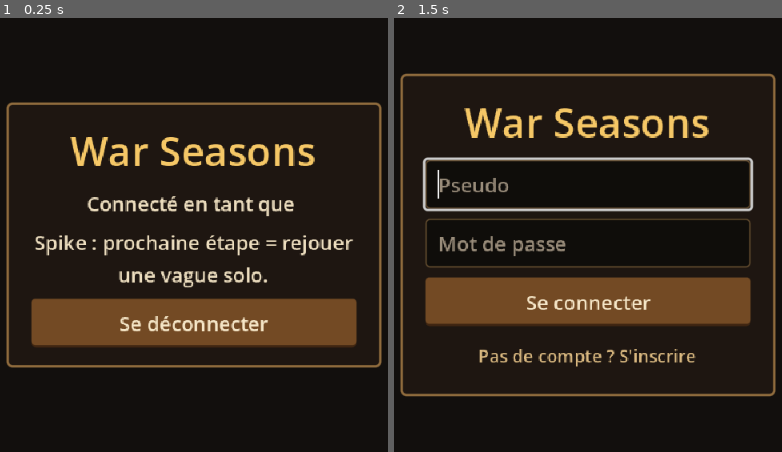
Above: before the commit, frames 1-2 (left to right).
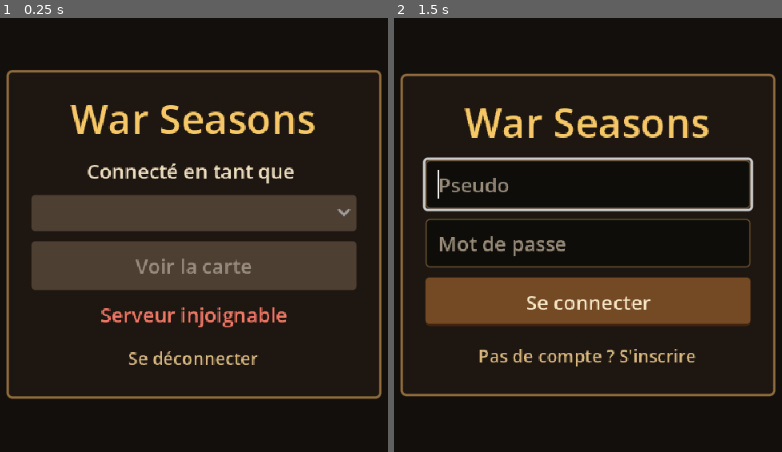
Above: after the commit, the same moments.

Repository: hachwilliam89-spec/kcd-formes-v2
Game: Godot game, scene res://ui/home/Home.tscn
Two runs of this game, one before a commit and one after it. Both use one fixed random seed, a clock stepped at 60 frames per second and the inputs below. This scene is started directly instead of the project's main scene.
Inputs (mouse positions are in pixels of both pictures, inside the frame that each line leads up to):
- Up to frame 1 (0.25 s): no input
- Up to frame 2 (1.5 s): tap Enter at 0.5 s; move the mouse to (762, 213) at 0.52 s; click (762, 213) at 0.67 s; click "Se déconnecter" at 1.25 s

The runs differ from the first frame. In frame 1, 33% of the frame differs, in the area x 1-99%, y 11-88%; in frame 2, nothing differs.

Commit message:
feat(godot): carte chargée depuis l'API - Grid, MapView, choix de la carte

Diff:
--- a/client-godot/autoload/Api.gd
+++ b/client-godot/autoload/Api.gd
@@ -23,6 +23,16 @@
 ## Profil du joueur connecté — sert aussi à vérifier que le token est encore valide.
 func me() -> ApiResult:
 	return await _request(HTTPClient.METHOD_GET, "/api/v1/players/me")
+
+
+## Ids des cartes jouables, dans l'ordre de présentation.
+func list_maps() -> ApiResult:
+	return await _request(HTTPClient.METHOD_GET, "/api/v1/maps")
+
+
+## Disposition statique d'une carte (château, voies, cases constructibles…).
+func get_map_layout(map_id: String) -> ApiResult:
+	return await _request(HTTPClient.METHOD_GET, "/api/v1/maps/%s" % map_id.uri_encode())
 
 
 func _request(method: HTTPClient.Method, path: String, body: Variant = null,
--- a/client-godot/autoload/Router.gd
+++ b/client-godot/autoload/Router.gd
@@ -4,6 +4,10 @@
 
 const LOGIN: String = "res://ui/login/Login.tscn"
 const HOME: String = "res://ui/home/Home.tscn"
+const GAME: String = "res://game/Game.tscn"
+
+## Carte à ouvrir par l'écran de jeu (posée par goto_game avant le changement de scène).
+var current_map_id: String = "desert"
 
 
 func _ready() -> void:
@@ -18,6 +22,11 @@
 	_goto(HOME)
 
 
+func goto_game(map_id: String) -> void:
+	current_map_id = map_id
+	_goto(GAME)
+
+
 func _goto(path: String) -> void:
 	# Différé : un changement de scène pendant un _ready() ou un signal est refusé.
 	get_tree().change_scene_to_file.call_deferred(path)
--- /dev/null
+++ b/client-godot/game/Game.gd
@@ -0,0 +1,71 @@
+extends Control
+## Écran de jeu (spike, étape carte) : charge la disposition de la carte depuis
+## l'API, l'affiche à la taille de l'écran et décrit la case touchée.
+##
+## Contrôleur uniquement : la vue (MapView) dessine, Grid convertit, le serveur
+## décide. Prochaine étape : créer la partie, poser des tours, rejouer une vague.
+
+const CELL_LABELS: Dictionary = {
+	MapLayoutDto.CellKind.DEAD: "zone morte (décor, non constructible)",
+	MapLayoutDto.CellKind.ROAD: "route",
+	MapLayoutDto.CellKind.BUILDABLE: "constructible",
+	MapLayoutDto.CellKind.WATER: "eau",
+	MapLayoutDto.CellKind.SPAWN: "entrée ennemie",
+	MapLayoutDto.CellKind.CASTLE: "ton château",
+}
+
+var _layout: MapLayoutDto
+
+@onready var _map_area: Control = %MapArea
+@onready var _map_view: MapView = %MapView
+@onready var _title: Label = %MapTitle
+@onready var _info: Label = %CellInfo
+@onready var _back: Button = %Back
+
+
+func _ready() -> void:
+	_back.pressed.connect(Router.goto_home)
+	_map_area.resized.connect(_fit_map)
+	_map_area.gui_input.connect(_on_map_input)
+	_title.text = MapNames.label(Router.current_map_id)
+	_info.text = "Chargement de la carte…"
+
+	var result: ApiResult = await Api.get_map_layout(Router.current_map_id)
+	if not result.ok:
+		_info.text = result.error
+		return
+	_layout = MapLayoutDto.from_variant(result.data)
+	if _layout == null:
+		_info.text = "Réponse du serveur illisible"
+		return
+	_map_view.show_layout(_layout)
+	_fit_map()
+	_info.text = "Touche une case pour voir sa nature."
+
+
+## Centre la carte dans la zone disponible, à la plus grande échelle qui tient.
+func _fit_map() -> void:
+	if _layout == null:
+		return
+	var local: Vector2 = _map_view.local_size()
+	var avail: Vector2 = _map_area.size
+	if local.x <= 0.0 or local.y <= 0.0 or avail.x <= 0.0 or avail.y <= 0.0:
+		return
+	var factor: float = minf(avail.x / local.x, avail.y / local.y)
+	_map_view.scale = Vector2(factor, factor)
+	_map_view.position = ((avail - local * factor) * 0.5).floor()
+
+
+## Tap / clic : un toucher réel arrive aussi en clic souris (émulation par défaut de Godot).
+func _on_map_input(event: InputEvent) -> void:
+	if _layout == null:
+		return
+	var click: InputEventMouseButton = event as InputEventMouseButton
+	if click == null or not click.pressed or click.button_index != MOUSE_BUTTON_LEFT:
+		return
+	var local_point: Vector2 = _map_view.transform.affine_inverse() * click.position
+	var cell: Vector2i = Grid.local_to_cell(local_point)
+	if not _layout.contains(cell):
+		return
+	_map_view.set_selected(cell)
+	_info.text = "Case (%d, %d)\n%s" % [cell.x, cell.y, CELL_LABELS.get(_layout.kind_at(cell), "?")]
--- /dev/null
+++ b/client-godot/game/Game.tscn
@@ -0,0 +1,59 @@
+[gd_scene format=3]
+
+[ext_resource type="Script" path="res://game/Game.gd" id="1_game"]
+[ext_resource type="Script" path="res://game/map/MapView.gd" id="2_mapview"]
+[ext_resource type="Resource" path="res://visuals/map_palette_default.tres" id="3_palette"]
+
+[node name="Game" type="Panel"]
+layout_mode = 3
+anchors_preset = 15
+anchor_right = 1.0
+anchor_bottom = 1.0
+grow_horizontal = 2
+grow_vertical = 2
+theme_type_variation = &"Screen"
+script = ExtResource("1_game")
+
+[node name="Layout" type="HBoxContainer" parent="."]
+layout_mode = 1
+anchors_preset = 15
+anchor_right = 1.0
+anchor_bottom = 1.0
+grow_horizontal = 2
+grow_vertical = 2
+
+[node name="MapArea" type="Control" parent="Layout"]
+unique_name_in_owner = true
+clip_contents = true
+layout_mode = 2
+size_flags_horizontal = 3
+mouse_filter = 0
+
+[node name="MapView" type="Node2D" parent="Layout/MapArea"]
+unique_name_in_owner = true
+script = ExtResource("2_mapview")
+palette = ExtResource("3_palette")
+
+[node name="Side" type="PanelContainer" parent="Layout"]
+custom_minimum_size = Vector2(170, 0)
+layout_mode = 2
+
+[node name="Box" type="VBoxContainer" parent="Layout/Side"]
+layout_mode = 2
+
+[node name="MapTitle" type="Label" parent="Layout/Side/Box"]
+unique_name_in_owner = true
+layout_mode = 2
+theme_type_variation = &"HeadingLabel"
+autowrap_mode = 3
+
+[node name="CellInfo" type="Label" parent="Layout/Side/Box"]
+unique_name_in_owner = true
+layout_mode = 2
+size_flags_vertical = 3
+autowrap_mode = 3
+
+[node name="Back" type="Button" parent="Layout/Side/Box"]
+unique_name_in_owner = true
+layout_mode = 2
+text = "Retour"
--- /dev/null
+++ b/client-godot/game/Grid.gd
@@ -0,0 +1,31 @@
+class_name Grid
+extends RefCounted
+## Seule conversion case ↔ espace local de la carte (docs/CLIENT_GODOT.md §3, règle 4).
+##
+## L'espace local est celui de la vue de carte (MapView) AVANT sa mise à l'échelle
+## pour l'écran : changer la taille des cases, c'est changer CELL_SIZE et rien d'autre.
+
+const CELL_SIZE: int = 16
+
+
+## Coin haut-gauche de la case.
+static func cell_origin(cell: Vector2i) -> Vector2:
+	return Vector2(cell * CELL_SIZE)
+
+
+static func cell_center(cell: Vector2i) -> Vector2:
+	return cell_origin(cell) + Vector2(CELL_SIZE, CELL_SIZE) * 0.5
+
+
+static func cell_rect(cell: Vector2i) -> Rect2:
+	return Rect2(cell_origin(cell), Vector2(CELL_SIZE, CELL_SIZE))
+
+
+## Case contenant un point de l'espace local (peut être hors carte : à vérifier par l'appelant).
+static func local_to_cell(point: Vector2) -> Vector2i:
+	return Vector2i(floori(point.x / CELL_SIZE), floori(point.y / CELL_SIZE))
+
+
+## Taille en pixels locaux d'une carte de `cells` cases.
+static func map_size(cells: Vector2i) -> Vector2:
+	return Vector2(cells * CELL_SIZE)
--- /dev/null
+++ b/client-godot/game/map/MapView.gd
@@ -0,0 +1,79 @@
+class_name MapView
+extends Node2D
+## Vue provisoire de la carte : cases colorées d'après la disposition du serveur.
+##
+## Ne contient aucune logique de jeu : elle dessine ce qu'on lui donne
+## (show_layout, set_selected). À remplacer par une vue à tuiles/sprites sans
+## toucher au contrôleur, tant que l'interface reste la même.
+
+@export var palette: MapPalette
+
+var _layout: MapLayoutDto
+var _selected: Vector2i = Vector2i(-1, -1)
+
+
+func show_layout(layout: MapLayoutDto) -> void:
+	_layout = layout
+	_selected = Vector2i(-1, -1)
+	queue_redraw()
+
+
+func set_selected(cell: Vector2i) -> void:
+	_selected = cell
+	queue_redraw()
+
+
+## Taille de la carte dans l'espace local (avant mise à l'échelle).
+func local_size() -> Vector2:
+	if _layout == null:
+		return Vector2.ZERO
+	return Grid.map_size(_layout.size())
+
+
+func _draw() -> void:
+	if _layout == null or palette == null:
+		return
+	for y: int in range(_layout.height):
+		for x: int in range(_layout.width):
+			var cell: Vector2i = Vector2i(x, y)
+			draw_rect(Grid.cell_rect(cell), _color_for(_layout.kind_at(cell)))
+	_draw_grid_lines()
+	_draw_lanes()
+	if _layout.contains(_selected):
+		draw_rect(Grid.cell_rect(_selected).grow(-0.5), palette.selection, false, 1.0)
+
+
+func _draw_grid_lines() -> void:
+	var size: Vector2 = local_size()
+	for x: int in range(_layout.width + 1):
+		var px: float = x * Grid.CELL_SIZE
+		draw_line(Vector2(px, 0), Vector2(px, size.y), palette.grid_line, 1.0)
+	for y: int in range(_layout.height + 1):
+		var py: float = y * Grid.CELL_SIZE
+		draw_line(Vector2(0, py), Vector2(size.x, py), palette.grid_line, 1.0)
+
+
+func _draw_lanes() -> void:
+	for lane: Array in _layout.lane_paths:
+		if lane.size() < 2:
+			continue
+		var points: PackedVector2Array = PackedVector2Array()
+		for cell: Vector2i in lane:
+			points.append(Grid.cell_center(cell))
+		draw_polyline(points, palette.lane_line, 1.0)
+
+
+func _color_for(kind: MapLayoutDto.CellKind) -> Color:
+	match kind:
+		MapLayoutDto.CellKind.ROAD:
+			return palette.road
+		MapLayoutDto.CellKind.BUILDABLE:
+			return palette.buildable
+		MapLayoutDto.CellKind.WATER:
+			return palette.water
+		MapLayoutDto.CellKind.SPAWN:
+			return palette.spawn
+		MapLayoutDto.CellKind.CASTLE:
+			return palette.castle
+		_:
+			return palette.dead
--- /dev/null
+++ b/client-godot/net/dto/MapLayoutDto.gd
@@ -0,0 +1,109 @@
+class_name MapLayoutDto
+extends RefCounted
+## Miroir de backend/.../web/dto/MapLayoutResponse.java (GET /api/v1/maps/{id}).
+##
+## Données calculées par le domaine : le client ne les recalcule jamais
+## (docs/CLIENT_GODOT.md §3, règle 7). `kind_at` ne fait que les relire.
+
+## Nature d'une case, d'après les listes renvoyées par le serveur.
+enum CellKind { OUTSIDE, DEAD, ROAD, BUILDABLE, WATER, SPAWN, CASTLE }
+
+var id: String = ""
+var width: int = 0
+var height: int = 0
+var terrain: String = "NONE"
+var castle: Vector2i = Vector2i(-1, -1)
+var spawns: Array[Vector2i] = []
+## Une entrée par voie : Array[Vector2i] case par case, de l'entrée au château.
+var lane_paths: Array[Array] = []
+var corridor_cells: Array[Vector2i] = []
+var buildable_cells: Array[Vector2i] = []
+var water_cells: Array[Vector2i] = []
+
+# Index pour des lectures en O(1) : Vector2i → true.
+var _road: Dictionary = {}
+var _buildable: Dictionary = {}
+var _water: Dictionary = {}
+var _spawn: Dictionary = {}
+
+
+## Renvoie null si la réponse n'a pas la forme attendue.
+static func from_variant(value: Variant) -> MapLayoutDto:
+	if not value is Dictionary:
+		return null
+	var body: Dictionary = value
+	var dto: MapLayoutDto = MapLayoutDto.new()
+	dto.id = str(body.get("id", ""))
+	dto.width = int(body.get("width", 0))
+	dto.height = int(body.get("height", 0))
+	dto.terrain = str(body.get("terrain", "NONE"))
+	dto.castle = _to_cell(body.get("castle"))
+	dto.spawns = _to_cells(body.get("spawns"))
+	dto.corridor_cells = _to_cells(body.get("corridorCells"))
+	dto.buildable_cells = _to_cells(body.get("buildableCells"))
+	dto.water_cells = _to_cells(body.get("waterCells"))
+	var lanes: Variant = body.get("lanePaths")
+	if lanes is Array:
+		for lane: Variant in lanes:
+			dto.lane_paths.append(_to_cells(lane))
+	if dto.id.is_empty() or dto.width <= 0 or dto.height <= 0 or not dto.contains(dto.castle):
+		return null
+	dto._index()
+	return dto
+
+
+func contains(cell: Vector2i) -> bool:
+	return cell.x >= 0 and cell.y >= 0 and cell.x < width and cell.y < height
+
+
+func kind_at(cell: Vector2i) -> CellKind:
+	if not contains(cell):
+		return CellKind.OUTSIDE
+	if cell == castle:
+		return CellKind.CASTLE
+	if _spawn.has(cell):
+		return CellKind.SPAWN
+	if _water.has(cell):
+		return CellKind.WATER
+	if _road.has(cell):
+		return CellKind.ROAD
+	if _buildable.has(cell):
+		return CellKind.BUILDABLE
+	return CellKind.DEAD
+
+
+func is_buildable(cell: Vector2i) -> bool:
+	return _buildable.has(cell)
+
+
+func size() -> Vector2i:
+	return Vector2i(width, height)
+
+
+func _index() -> void:
+	for cell: Vector2i in corridor_cells:
+		_road[cell] = true
+	for cell: Vector2i in buildable_cells:
+		_buildable[cell] = true
+	for cell: Vector2i in water_cells:
+		_water[cell] = true
+	for cell: Vector2i in spawns:
+		_spawn[cell] = true
+
+
+static func _to_cell(value: Variant) -> Vector2i:
+	if value is Dictionary:
+		var d: Dictionary = value
+		if d.has("x") and d.has("y"):
+			return Vector2i(int(d["x"]), int(d["y"]))
+	return Vector2i(-1, -1)
+
+
+static func _to_cells(value: Variant) -> Array[Vector2i]:
+	var cells: Array[Vector2i] = []
+	if value is Array:
+		for item: Variant in value:
+			var cell: Vector2i = _to_cell(item)
+			if cell.x >= 0:
+				cells.append(cell)
+	return cells
--- a/client-godot/ui/home/Home.gd
+++ b/client-godot/ui/home/Home.gd
@@ -1,15 +1,47 @@
 extends Control
-## Accueil après connexion (placeholder du spike).
+## Accueil : choix de la carte (liste fournie par l'API) puis ouverture de l'écran de jeu.
+
+var _map_ids: Array[String] = []
 
 @onready var _welcome: Label = %Welcome
+@onready var _picker: OptionButton = %MapPicker
+@onready var _play: Button = %Play
+@onready var _error: Label = %Error
 @onready var _logout: Button = %Logout
 
 
 func _ready() -> void:
 	_welcome.text = "Connecté en tant que %s" % Session.username
 	_logout.pressed.connect(_on_logout)
+	_play.pressed.connect(_on_play)
+	_load_maps()
+
+
+func _load_maps() -> void:
+	var result: ApiResult = await Api.list_maps()
+	if not result.ok or not result.data is Array:
+		_show_error(result.error if not result.ok else "Liste des cartes illisible")
+		return
+	var ids: Array = result.data
+	for map_id: Variant in ids:
+		_map_ids.append(str(map_id))
+		_picker.add_item(MapNames.label(str(map_id)))
+	_picker.disabled = _map_ids.is_empty()
+	_play.disabled = _map_ids.is_empty()
+
+
+func _on_play() -> void:
+	var index: int = _picker.selected
+	if index < 0 or index >= _map_ids.size():
+		return
+	Router.goto_game(_map_ids[index])
 
 
 func _on_logout() -> void:
 	Session.clear()
 	Router.goto_login()
+
+
+func _show_error(message: String) -> void:
+	_error.text = message
+	_error.visible = true
--- a/client-godot/ui/home/Home.tscn
+++ b/client-godot/ui/home/Home.tscn
@@ -38,13 +38,27 @@
 layout_mode = 2
 horizontal_alignment = 1
 
-[node name="Next" type="Label" parent="Center/Card/Box"]
+[node name="MapPicker" type="OptionButton" parent="Center/Card/Box"]
+unique_name_in_owner = true
 layout_mode = 2
-text = "Spike : prochaine étape = rejouer une vague solo."
+disabled = true
+
+[node name="Play" type="Button" parent="Center/Card/Box"]
+unique_name_in_owner = true
+layout_mode = 2
+disabled = true
+text = "Voir la carte"
+
+[node name="Error" type="Label" parent="Center/Card/Box"]
+unique_name_in_owner = true
+visible = false
+layout_mode = 2
+theme_type_variation = &"ErrorLabel"
 horizontal_alignment = 1
 autowrap_mode = 3
 
 [node name="Logout" type="Button" parent="Center/Card/Box"]
 unique_name_in_owner = true
 layout_mode = 2
+theme_type_variation = &"FlatButton"
 text = "Se déconnecter"
--- a/client-godot/ui/theme.tres
+++ b/client-godot/ui/theme.tres
@@ -108,6 +108,9 @@
 FlatButton/styles/hover = SubResource("StyleBoxEmpty_flat")
 FlatButton/styles/normal = SubResource("StyleBoxEmpty_flat")
 FlatButton/styles/pressed = SubResource("StyleBoxEmpty_flat")
+HeadingLabel/base_type = &"Label"
+HeadingLabel/colors/font_color = Color(0.96, 0.78, 0.4, 1)
+HeadingLabel/font_sizes/font_size = 20
 Label/colors/font_color = Color(0.93, 0.87, 0.75, 1)
 LineEdit/colors/font_color = Color(0.96, 0.92, 0.84, 1)
 LineEdit/colors/font_placeholder_color = Color(0.6, 0.55, 0.48, 1)
--- /dev/null
+++ b/client-godot/visuals/MapNames.gd
@@ -0,0 +1,14 @@
+class_name MapNames
+extends RefCounted
+## Libellés affichés des cartes (présentation uniquement ; les ids viennent de l'API).
+
+const LABELS: Dictionary = {
+	"desert": "Le Désert",
+	"fourche": "La Fourche",
+	"spring": "Les Jardins (printemps)",
+	"autumn": "Le Val (automne)",
+}
+
+
+static func label(map_id: String) -> String:
+	return str(LABELS.get(map_id, map_id))
--- /dev/null
+++ b/client-godot/visuals/MapPalette.gd
@@ -0,0 +1,14 @@
+class_name MapPalette
+extends Resource
+## Couleurs de la vue de carte provisoire (spike). Donnée, pas code : une refonte
+## change le .tres, ou remplace MapView par une vue à tuiles, sans toucher au jeu.
+
+@export var dead: Color = Color(0.16, 0.13, 0.1)
+@export var road: Color = Color(0.55, 0.42, 0.26)
+@export var buildable: Color = Color(0.24, 0.33, 0.18)
+@export var water: Color = Color(0.2, 0.38, 0.55)
+@export var spawn: Color = Color(0.7, 0.2, 0.18)
+@export var castle: Color = Color(0.85, 0.7, 0.35)
+@export var grid_line: Color = Color(0, 0, 0, 0.18)
+@export var lane_line: Color = Color(0.95, 0.85, 0.6, 0.45)
+@export var selection: Color = Color(1, 0.95, 0.7)
--- /dev/null
+++ b/client-godot/visuals/map_palette_default.tres
@@ -0,0 +1,15 @@
+[gd_resource type="Resource" script_class="MapPalette" format=3]
+
+[ext_resource type="Script" path="res://visuals/MapPalette.gd" id="1_palette"]
+
+[resource]
+script = ExtResource("1_palette")
+dead = Color(0.16, 0.13, 0.1, 1)
+road = Color(0.55, 0.42, 0.26, 1)
+buildable = Color(0.24, 0.33, 0.18, 1)
+water = Color(0.2, 0.38, 0.55, 1)
+spawn = Color(0.7, 0.2, 0.18, 1)
+castle = Color(0.85, 0.7, 0.35, 1)
+grid_line = Color(0, 0, 0, 0.18)
+lane_line = Color(0.95, 0.85, 0.6, 0.45)
+selection = Color(1, 0.95, 0.7, 1)
Not shown, added: client-godot/game/Game.gd.uid
Not shown, added: client-godot/game/Grid.gd.uid
Not shown, added: client-godot/game/map/MapView.gd.uid
Not shown, added: client-godot/net/dto/MapLayoutDto.gd.uid
Not shown, added: client-godot/visuals/MapNames.gd.uid
Not shown, added: client-godot/visuals/MapPalette.gd.uid
Not shown, changed: docs/CLIENT_GODOT.md
